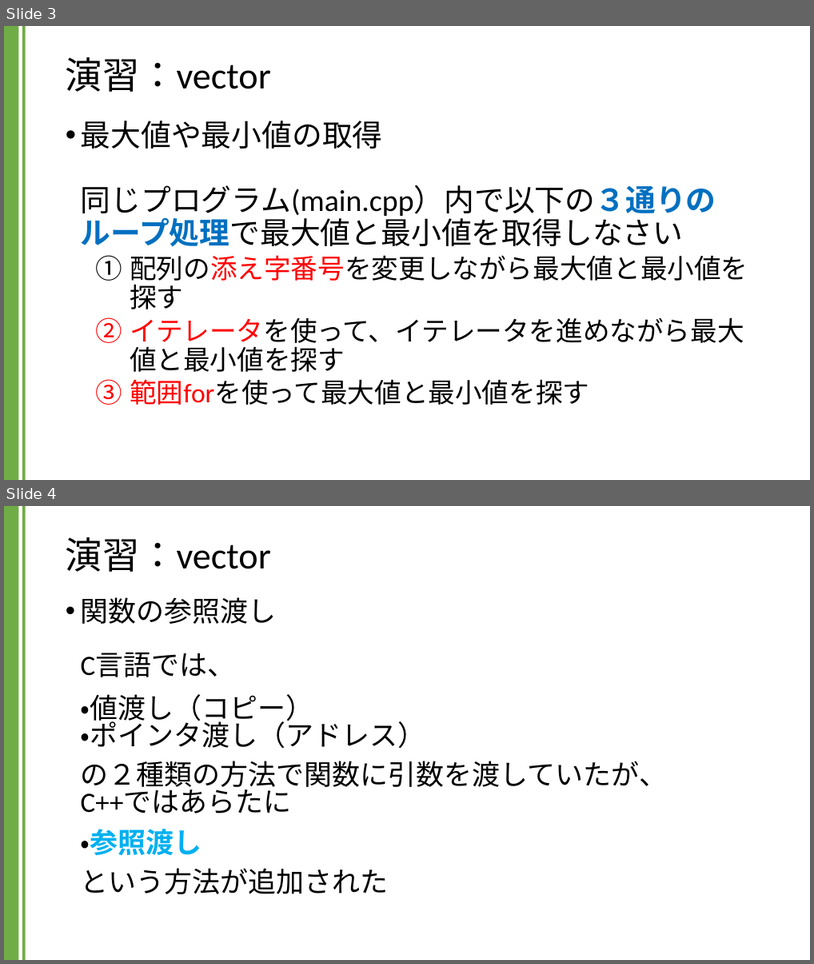
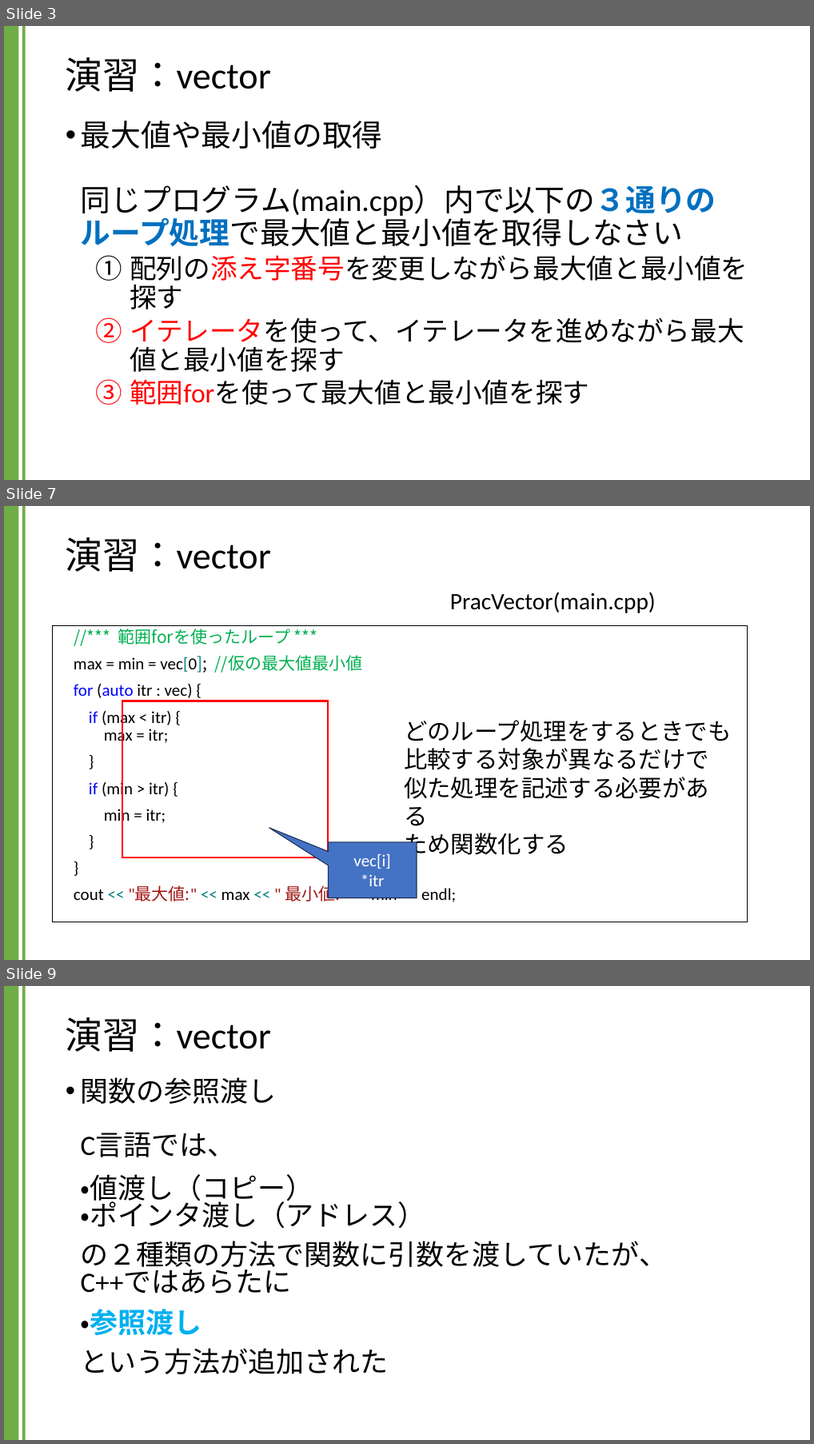
Before and after one commit to kic-murata/cpp2024, a slide deck: 授業資料/演習課題：vector.pptx. Shown one above the other, each under a label of ours: slides 3 and 4 before the commit, slides 3, 7 and 9 after it; the slides between them are not shown. The pictures are 814x964 and 814x1444 pixels, drawn with LibreOffice and Linux fonts; fonts in the diff are those of the drawing. Boxes give left, top, right and bottom in pixels: in the first picture for what was removed or moved away, otherwise in the second. Text is boxed around its words. In the diff, an @@ line names an element or a change of style, - is before the commit and + after.

```diff
--- a/授業資料/演習課題：vector.pptx
+++ b/授業資料/演習課題：vector.pptx
@@ slide 7 added at box(4, 506, 810, 960), background #FFFFFF; not listed: 2 template elements that a slide beside it also shows @@
@@ title added at box(66, 537, 271, 572), 44 pt, text #000000 @@
+演習：vector
@@ text added at box(450, 592, 656, 613), 28 pt, text #000000 @@
+PracVector(main.cpp)
@@ text added at box(52, 626, 748, 922), fill #FFFFFF, outline #000000 0.75 pt, 20 pt, text #000000 @@
+//*** 範囲forを使ったループ ***
+max = min = vec[0]; //仮の最大値最小値
+for (auto itr : vec) {
+if (max < itr) {
+max = itr;
+}
+if (min > itr) {
+min = itr;
+}
+}
+cout << "最大値:" << max << " 最小値:" << min << endl;
@@ rectangle added at box(122, 700, 328, 857), outline #FF0000 2.25 pt @@
@@ text added at box(404, 720, 731, 860), 28 pt, text #000000 @@
+どのループ処理をするときでも
+比較する対象が異なるだけで
+似た処理を記述する必要がある
+ため関数化する
@@ speech box added at box(328, 842, 417, 897), fill #4472C4, outline #1E3256 1 pt, 20 pt, text #FFFFFF @@
+vec[i]
+*itr
@@ what was slide 4 is now slide 9 @@
```
Also in this commit, not shown: 2 slides changed, 6 other slides added.
